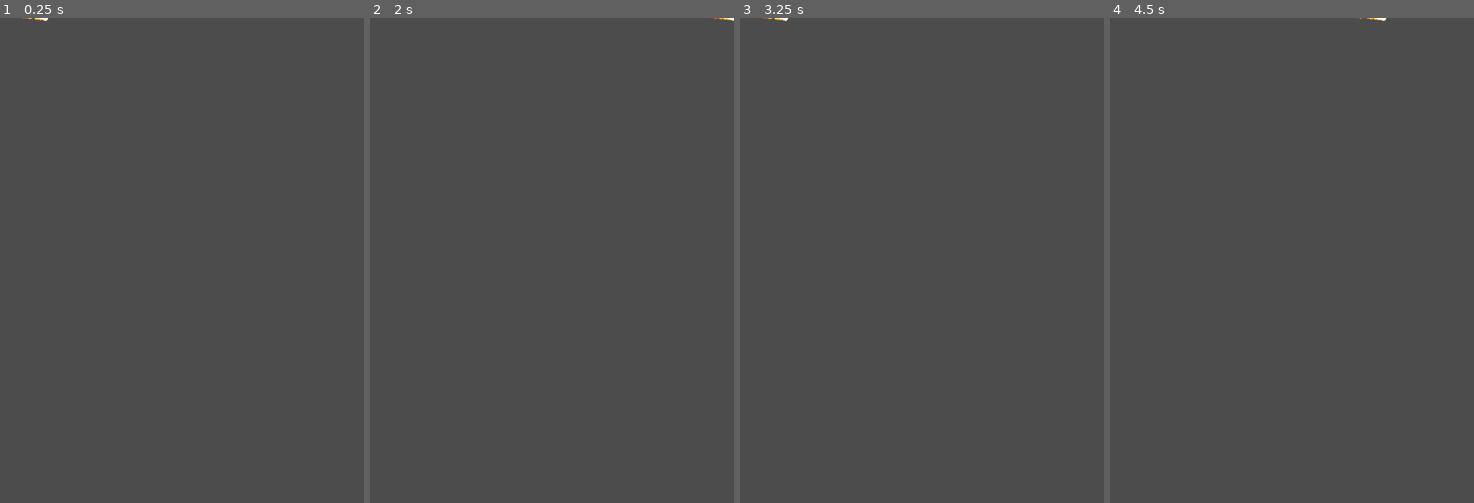
Above: before the commit, frames 1-4 (left to right).
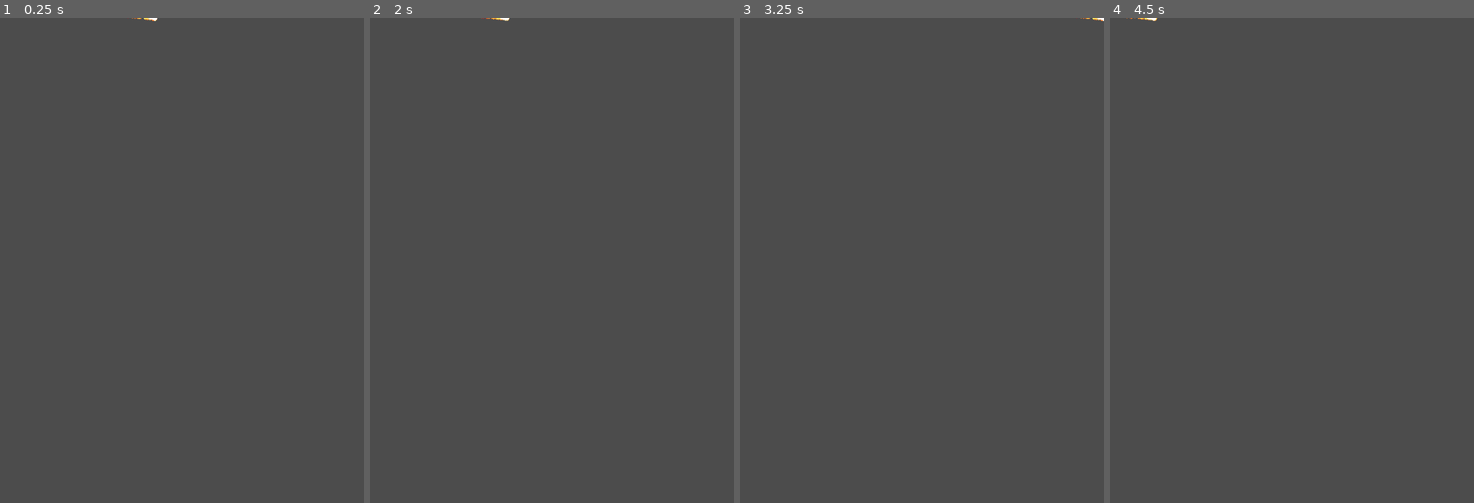
Above: after the commit, the same moments.

Repository: mraich/lantern
Game: Godot game, scene res://scenes/object/fireball/fireball.tscn
Two runs of this game, one before a commit and one after it. Both use one fixed random seed, a clock stepped at 60 frames per second and the inputs below. This scene is started directly instead of the project's main scene.
Inputs (mouse positions are in pixels of both pictures, inside the frame that each line leads up to):
- Up to frame 1 (0.25 s): no input
- Up to frame 2 (2 s): tap Enter at 0.5 s; move the mouse to (632, 236) at 0.52 s; hold Right mouse button (right_click) 0.53-1.28 s; click (632, 236) at 0.67 s; tap Space at 1.25 s; move the mouse to (479, 284) at 1.27 s; right-click (479, 284) at 1.35 s; click (479, 284) at 1.42 s
- Up to frame 3 (3.25 s): tap Enter at 2 s; move the mouse to (958, 153) at 2.02 s; hold Right mouse button (right_click) 2.03-2.78 s; click (958, 153) at 2.17 s; tap Space at 2.75 s; move the mouse to (903, 357) at 2.77 s; right-click (903, 357) at 2.85 s; click (903, 357) at 2.92 s
- Up to frame 4 (4.5 s): tap Enter at 3.5 s; move the mouse to (1401, 333) at 3.52 s; hold Right mouse button (right_click) 3.53-4.28 s; click (1401, 333) at 3.67 s; tap Space at 4.25 s; move the mouse to (1182, 187) at 4.27 s; right-click (1182, 187) at 4.35 s; click (1182, 187) at 4.42 s

The runs differ from the first frame. In frame 1, less than 0.1% of the frame differs, in the area x 5-44%, y 0-1%; in frame 2, less than 0.1%; in frame 3, less than 0.1%; in frame 4, less than 0.1%, in the area x 4-76%, y 0-1%.

Commit message:
Fireball:: A labda sebességének a gyorsítása.

Diff:
--- a/scripts/object/fireball/fireball.gd
+++ b/scripts/object/fireball/fireball.gd
@@ -4,7 +4,7 @@
 
 var direction = 1
 
-var move = Vector2(300, 0)
+var move = Vector2(300 * 3.4 , 0)
 
 func _ready():
 	$animation.current_animation = "flaming"
